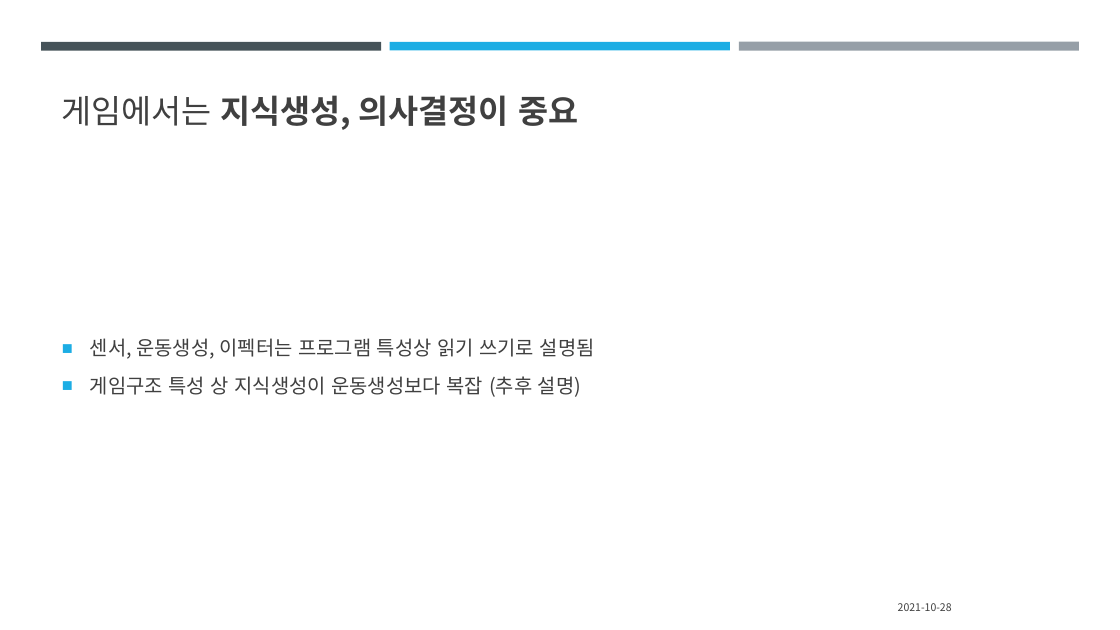
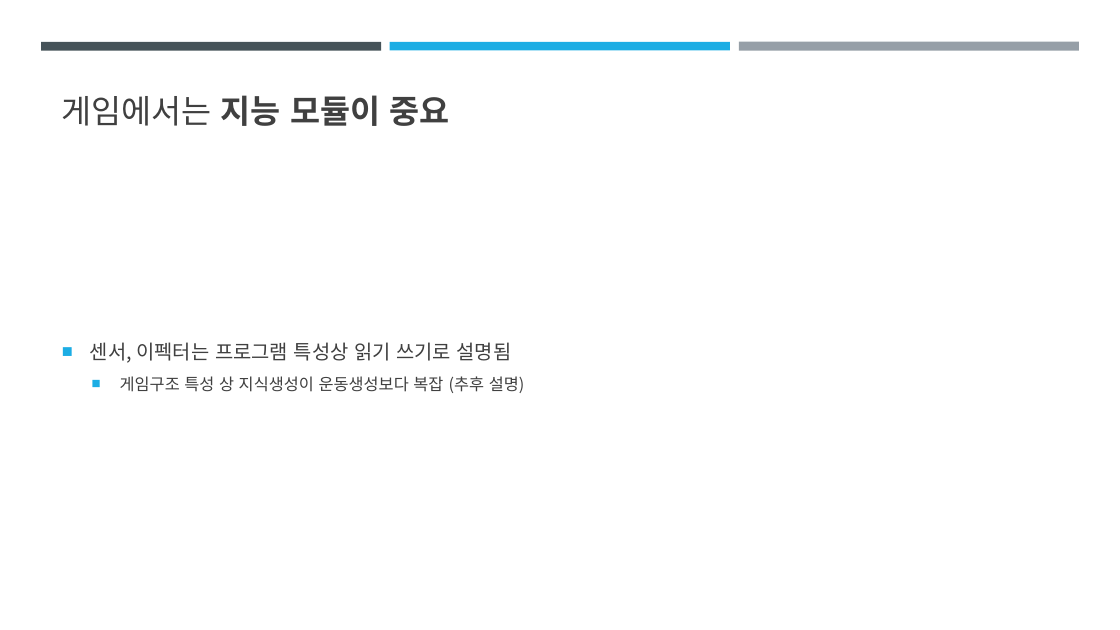
Before and after one commit to Niiok/inha_2021, a slide deck: slide 6 of Saturday/Oct30.pptx. Drawn at 1120x630 pixels with LibreOffice and Linux fonts; fonts in the diff are those of the drawing. Boxes give left, top, right and bottom in pixels: in the first picture for what was removed or moved away, otherwise in the second. Text is boxed around its words. In the diff, an @@ line names an element or a change of style, - is before the commit and + after.

```diff
--- a/Saturday/Oct30.pptx
+++ b/Saturday/Oct30.pptx
@@ title at (x1=62, y1=95, x2=449, y2=126): text changed @@
-게임에서는 지식생성, 의사결정이 중요
+게임에서는 지능 모듈이 중요
@@ text at (x1=90, y1=342, x2=512, y2=363): text changed @@
-■ 센서, 운동생성, 이펙터는 프로그램 특성상 읽기 쓰기로 설명됨
+■ 센서, 이펙터는 프로그램 특성상 읽기 쓰기로 설명됨
@@ text at (x1=120, y1=376, x2=525, y2=393): size 17 to 14 pt in "게임구조 특성 상 지식생성이 운동생성보다 복잡 (추후 ..."; list level 1 to 2 in "게임구조 특성 상 지식생성이 운동생성보다 ..."; line spacing 1.1 to 1 @@
@@ text removed at (x1=898, y1=603, x2=952, y2=611) @@
-2021-10-28
```
Also in this commit, not shown: 8 other slides changed, 6 other files.
